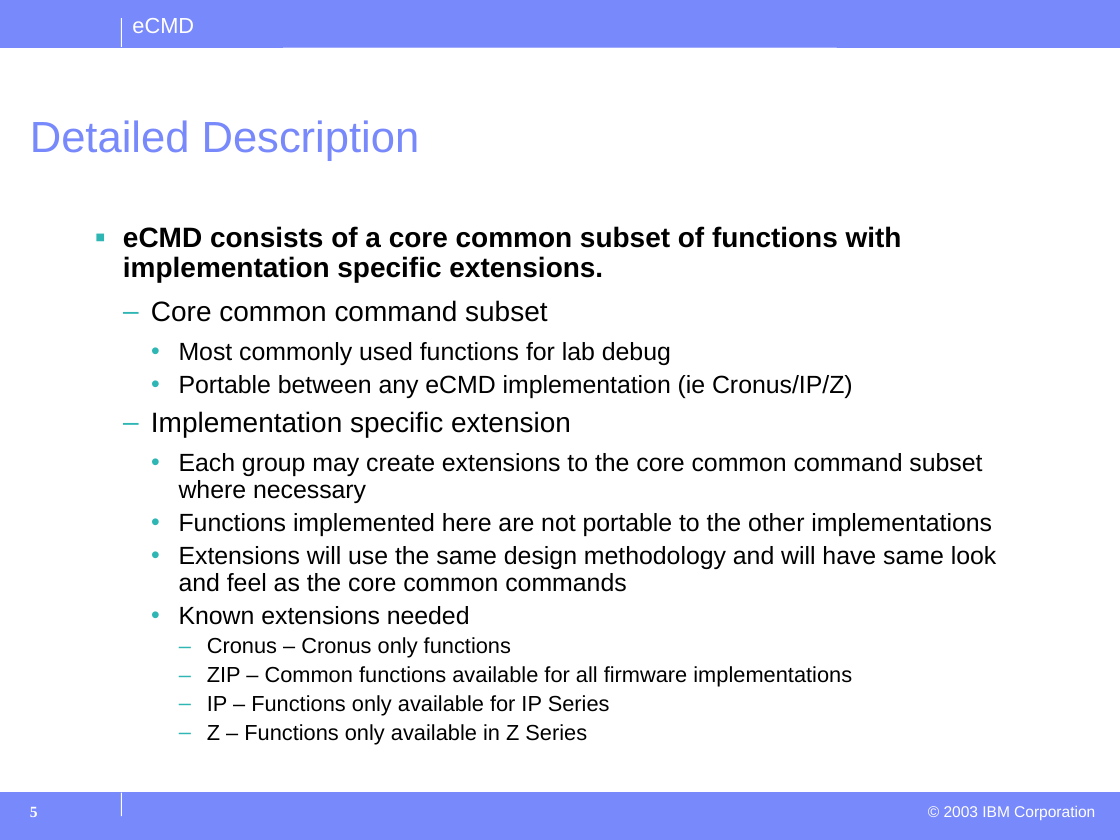
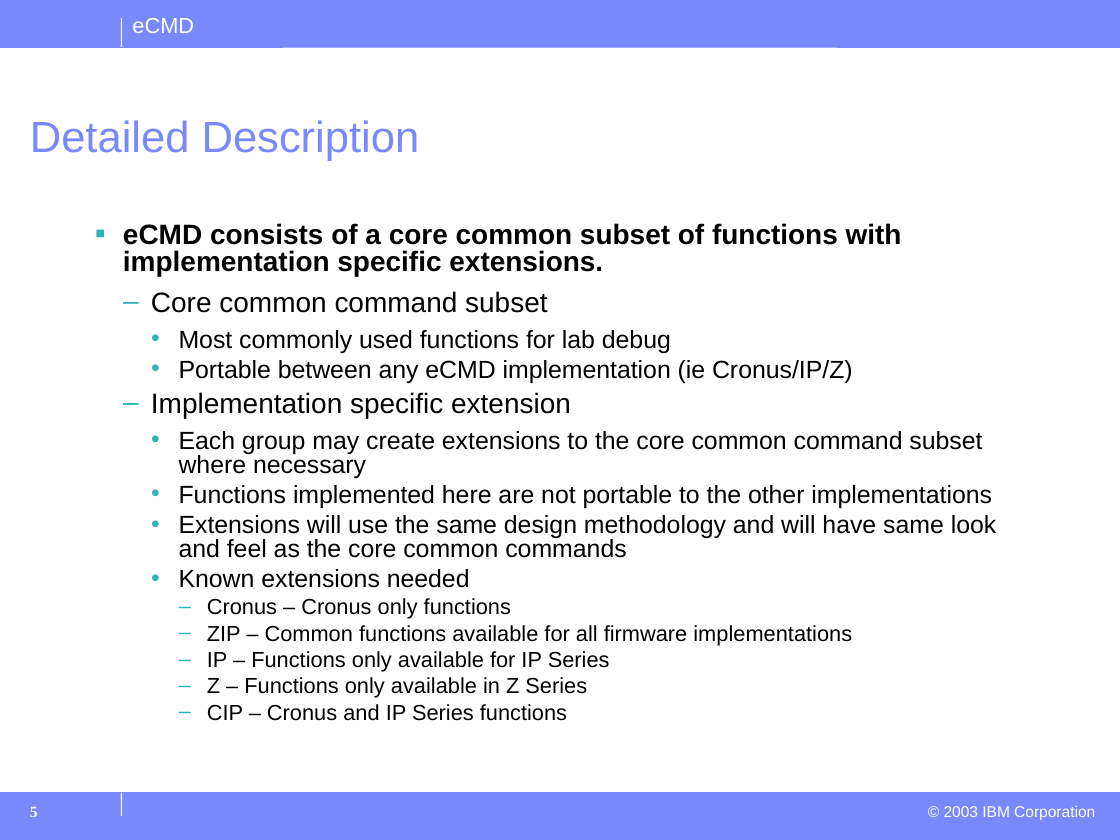
Before and after one commit to thejta/eCMD, a slide deck: slide 5 of docs/eCMDIntro.ppt. Drawn at 1120x840 pixels with LibreOffice and Linux fonts; fonts in the diff are those of the drawing; background and template pictures are left out. Boxes give left, top, right and bottom in pixels: in the first picture for what was removed or moved away, otherwise in the second. Text is boxed around its words. In the diff, an @@ line names an element or a change of style, - is before the commit and + after.

```diff
--- a/docs/eCMDIntro.ppt
+++ b/docs/eCMDIntro.ppt
@@ text at box(123, 223, 997, 698): line spacing 0.9 to 0.8 @@
@@ text at box(207, 704, 567, 721): paragraph added @@
+      – CIP – Cronus and IP Series functions
```
Also in this commit, not shown: 2 other slides changed, 1 slide added.
